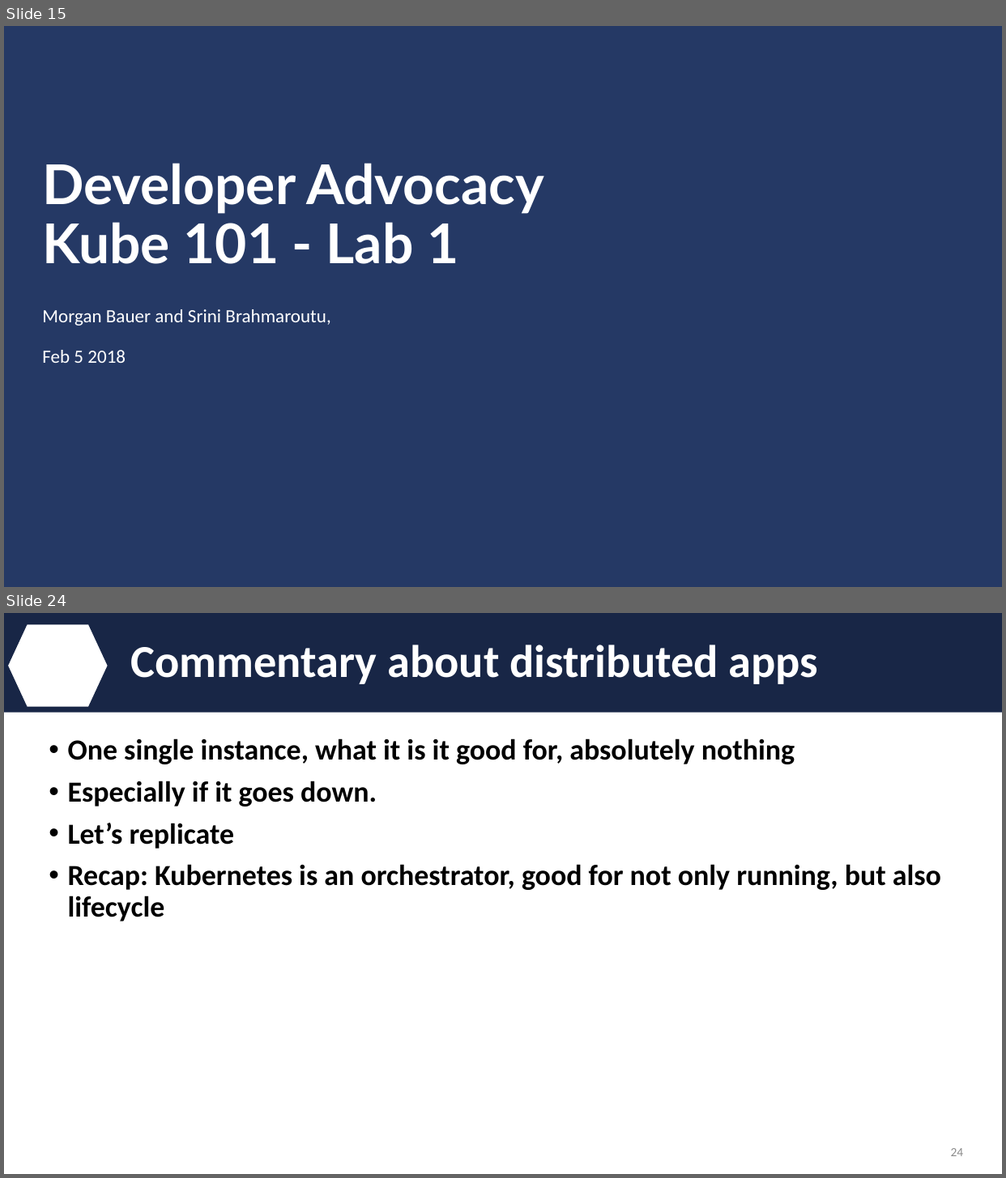
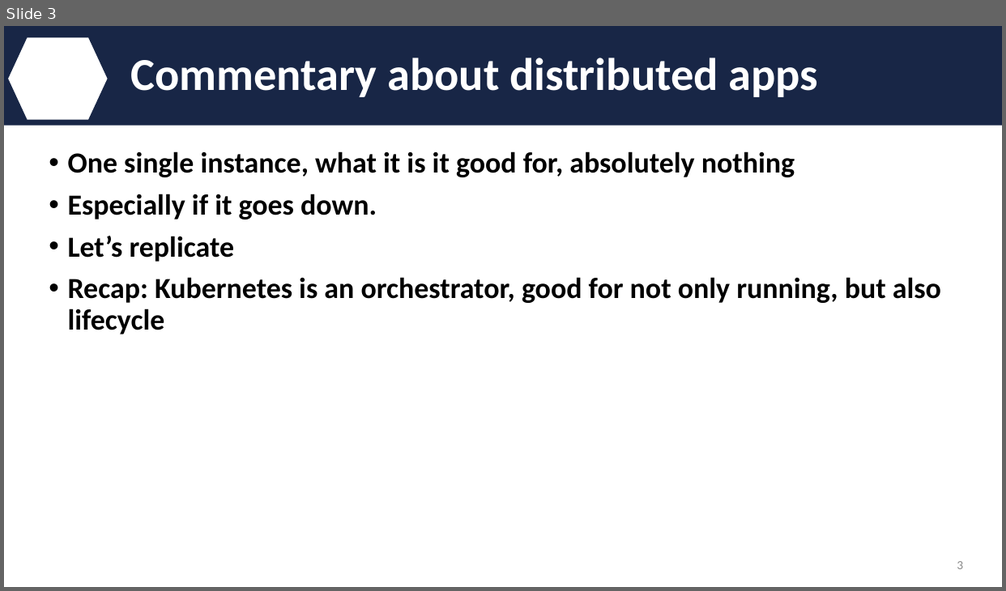
Before and after one commit to IBM/kube101, a slide deck: presentation/meetup.pptx. Shown one above the other, each under a label of ours: slides 15 and 24 before the commit, slide 3 after it; the slides between them are not shown. The pictures are 1006x1178 and 1006x591 pixels, drawn with LibreOffice and Linux fonts; fonts in the diff are those of the drawing; background and template pictures are left out. Boxes give left, top, right and bottom in pixels: in the first picture for what was removed or moved away, otherwise in the second. Text is boxed around its words. In the diff, an @@ line names an element or a change of style, - is before the commit and + after.

```diff
--- a/presentation/meetup.pptx
+++ b/presentation/meetup.pptx
@@ slide 15 removed at box(4, 26, 1002, 587), background #253965 @@
@@ title removed at box(42, 163, 544, 264) @@
-Developer Advocacy
-Kube 101 - Lab 1
@@ text removed at box(42, 310, 330, 363) @@
-Morgan Bauer and Srini Brahmaroutu,
-Feb 5 2018
@@ what was slide 24 is now slide 3 @@
@@ page number at box(957, 561, 963, 570): text changed @@
-24
+3
```
Also in this commit, not shown: 3 slides changed, 23 other slides removed, 1 other file.
